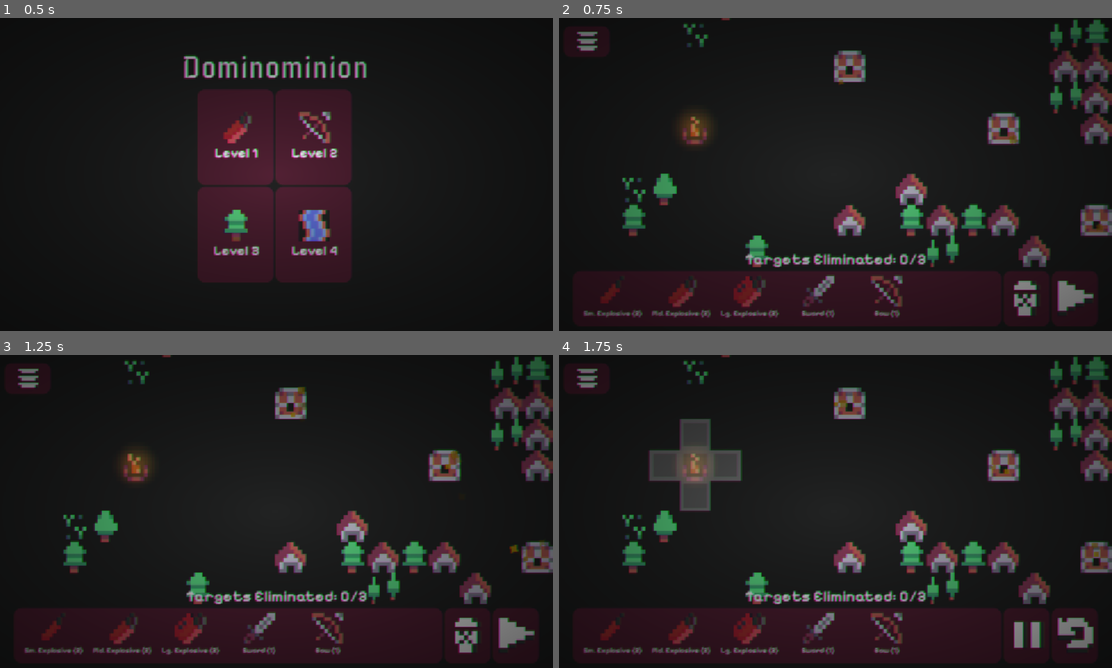
Above: before the commit, frames 1-4 (two rows, left to right).
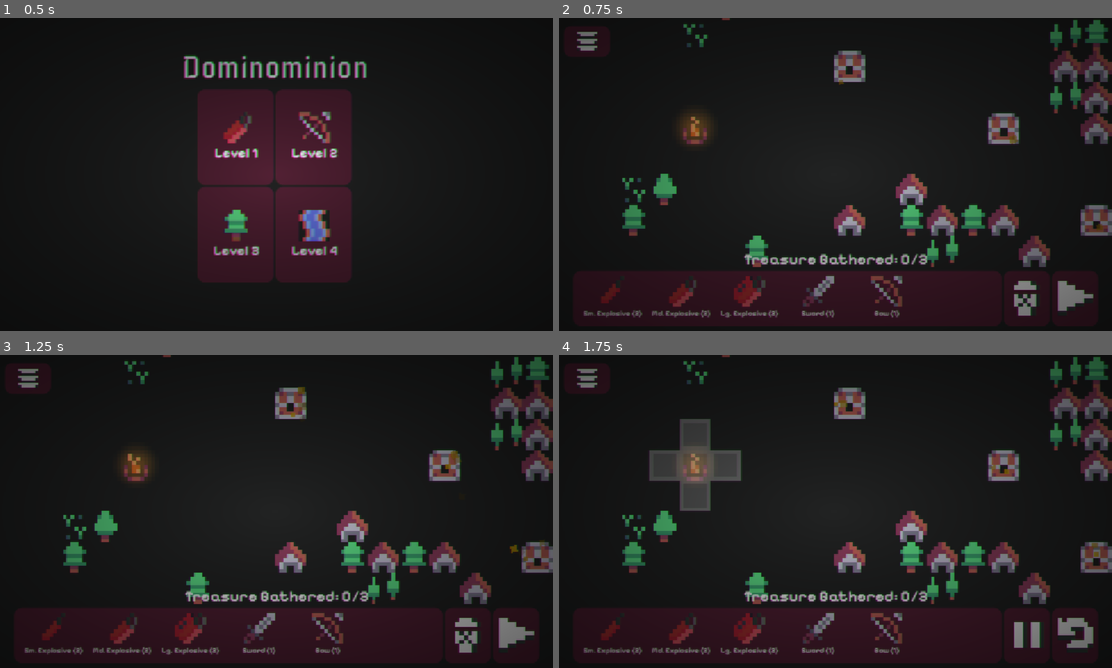
Above: after the commit, the same moments.

Repository: AuroraEchoes/Dominominion
Game: Godot game, scene res://scenes/ui/MainMenu.tscn
Same seed, same stepped clock (60 frames per second), same inputs: the game is played once before the commit and once after it.
Inputs (mouse positions are in pixels of both pictures, inside the frame that each line leads up to):
- Up to frame 1 (0.5 s): no input
- Up to frame 2 (0.75 s): click (796, 136) at 0.5 s
- Up to frame 3 (1.25 s): no input
- Up to frame 4 (1.75 s): click (1073, 636) at 1.25 s

Frame 1 is identical in both runs. In frame 2, 1.5% of the frame differs, in the area x 3-97%, y 2-96%; in frame 3, 1.5%; in frame 4, 1.5%.

Commit message:
Improve chromatic abbheration (make it less horrific)

Diff:
--- a/scenes/Game.tscn
+++ b/scenes/Game.tscn
@@ -22,7 +22,7 @@
 
 [sub_resource type="ShaderMaterial" id="ShaderMaterial_45i86"]
 shader = ExtResource("4_45i86")
-shader_parameter/offsets = Vector3(0.002, -0.002, 0.001)
+shader_parameter/offsets = Vector3(0.001, -0.001, 0.001)
 shader_parameter/direction = Vector2(0.5, -0.5)
 shader_parameter/vingette_strength = 0.98
 shader_parameter/brighten_amount = 0.1
--- a/scripts/ui/targets_eliminated_label.gd
+++ b/scripts/ui/targets_eliminated_label.gd
@@ -5,5 +5,5 @@
 	_update_label()
 
 func _update_label():
-	var level := LocalLevelManager.get_active_level()
-	text = "Targets Eliminated: %s/%s" % [str(level.get_targets_eliminated()), str(level.get_total_targets())]
+	var level = LocalLevelManager.get_active_level()
+	text = "Treasure Gathered: %s/%s" % [str(level.get_targets_eliminated()), str(level.get_total_targets())]
